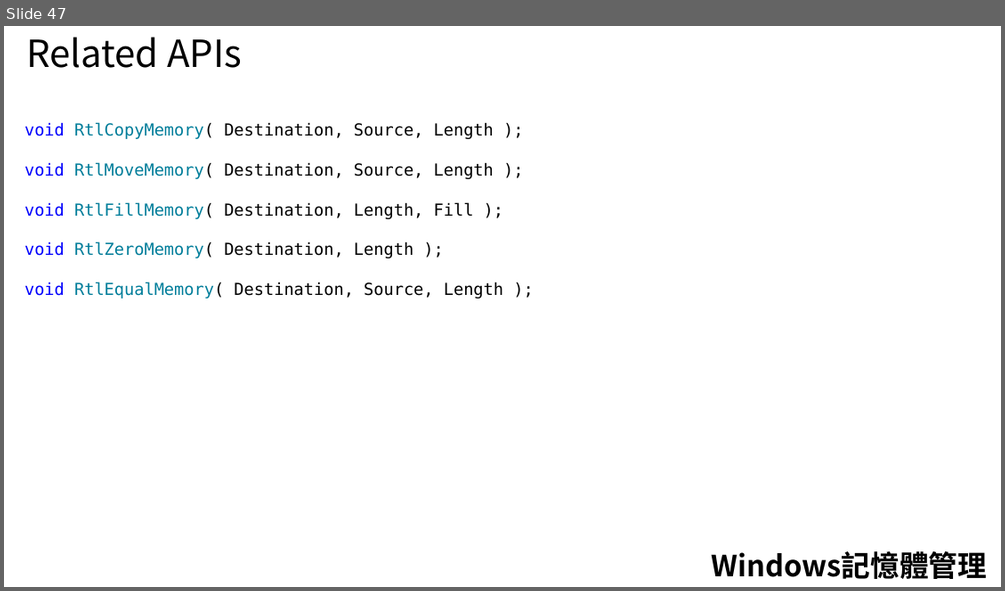
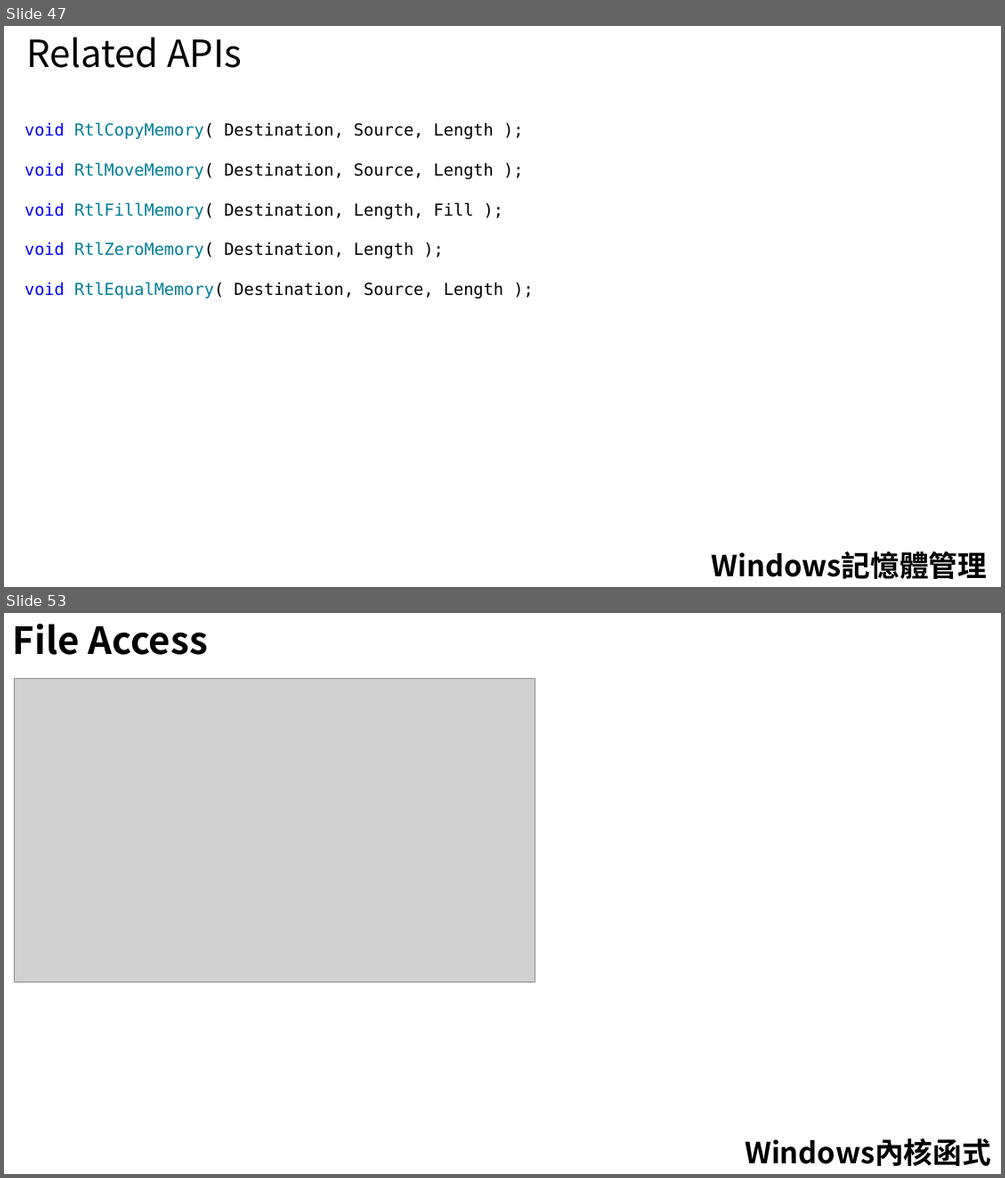
Before and after one commit to 1anhuang/Tutorial, a slide deck: WindowsDriver/Driver(Windows).pptx. Shown one above the other, each under a label of ours: slide 47 before the commit, slides 47 and 53 after it; the slides between them are not shown. The pictures are 1005x591 and 1005x1178 pixels, drawn with LibreOffice and Linux fonts; fonts in the diff are those of the drawing; grey boxes stand for pictures. Boxes give left, top, right and bottom in pixels: in the first picture for what was removed or moved away, otherwise in the second. Text is boxed around its words. In the diff, an @@ line names an element or a change of style, - is before the commit and + after.

```diff
--- a/WindowsDriver/Driver(Windows).pptx
+++ b/WindowsDriver/Driver(Windows).pptx
@@ slide 53 added at (4,613,1001,1174), background #FFFFFF @@
@@ text added at (13,624,208,655), 36 pt, text #000000, bold @@
+File Access
@@ picture added at (15,678,535,981) @@
@@ text added at (744,1138,991,1166), 28 pt, text #000000, bold @@
+Windows內核函式
```
Also in this commit, not shown: 1 slide changed, 5 other slides added.
